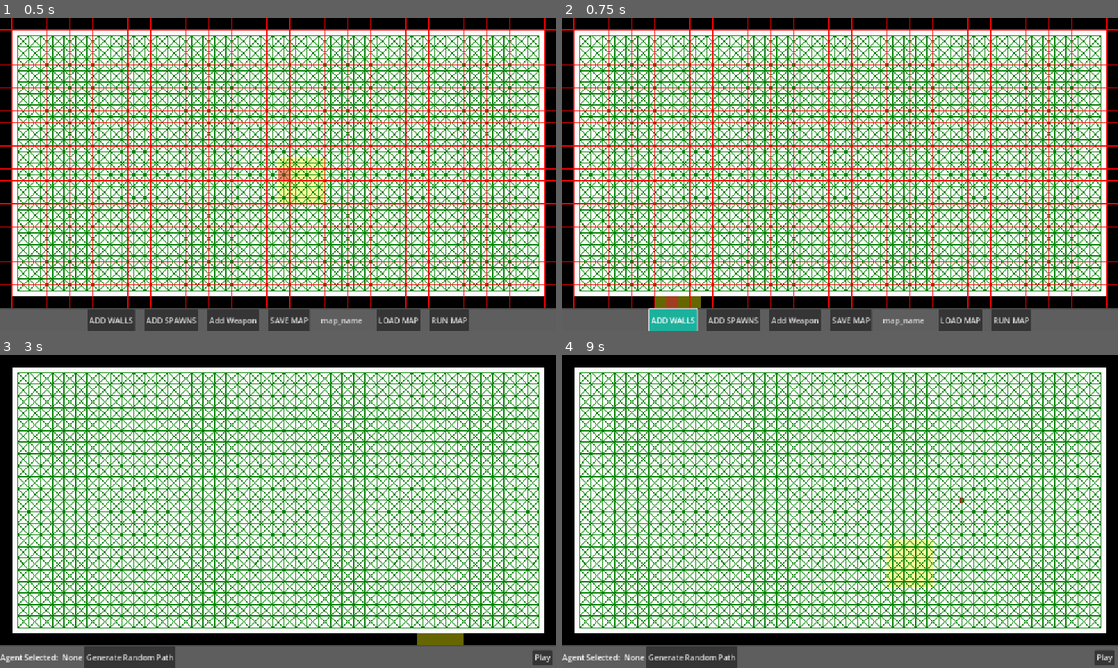
Above: before the commit, frames 1-4 (two rows, left to right).
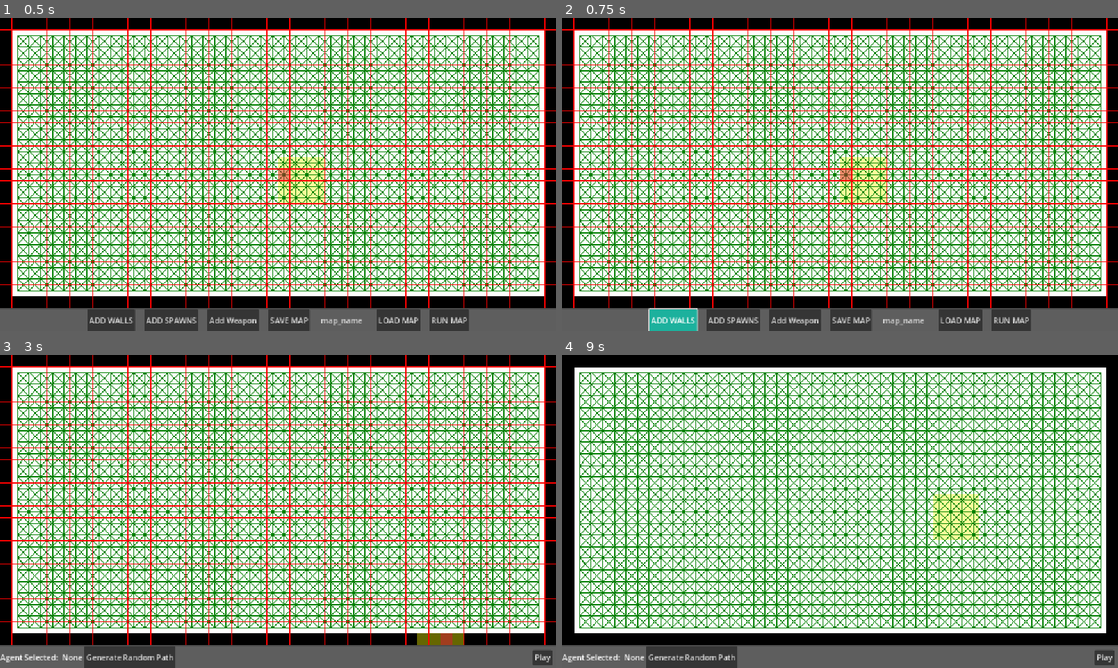
Above: after the commit, the same moments.

Repository: 702BH/GameAIProjects
Game: Godot game, scene res://ProgrammingGameAIByExample/Raven/raven_main_scene.tscn
Same seed, same stepped clock (60 frames per second), same inputs: the game is played once before the commit and once after it. The project has no main scene, so this scene is started directly.
Inputs (mouse positions are in pixels of both pictures, inside the frame that each line leads up to):
- Up to frame 1 (0.5 s): no input
- Up to frame 2 (0.75 s): click "ADD WALLS" at 0.5 s
- Up to frame 3 (3 s): click "ADD SPAWNS" at 1.25 s; click "Add Weapon" at 2 s; click "RUN MAP" at 2.75 s
- Up to frame 4 (9 s): click "Play" at 3.5 s; click "Play" at 4.25 s; click "Generate Random Path" at 5 s; click "Generate Random Path" at 5.75 s; click "Generate Random Path" at 6.5 s; click "Play" at 7.25 s; tap Enter at 8 s; move the mouse to (962, 495) at 8.02 s; press the mouse at (962, 495) at 8.03 s; right-click (962, 495) at 8.3 s; release the mouse at (962, 495) at 8.75 s; click "Submit" at 8.75 s

Frame 1 is identical in both runs. In frame 2, 1.1% of the frame differs, in the area x 16-59%, y 44-93%; in frame 3, 7.0%, in the area x 0-100%, y 0-93%; in frame 4, 1.7%.

Commit message:
Attempt 4 at doing wall avoidance
Attempting wall avoidance using line intersections.

Implemented feelers and getting feeler buckers

Diff:
--- a/aiforgamesprojects/ProgrammingGameAIByExample/Graphs/GraphEdge.gd
+++ b/aiforgamesprojects/ProgrammingGameAIByExample/Graphs/GraphEdge.gd
@@ -1,5 +1,5 @@
 class_name GraphEdge
-extends Node
+extends RefCounted
 
 
 var from : int
--- a/aiforgamesprojects/ProgrammingGameAIByExample/Graphs/graph_vertex.gd
+++ b/aiforgamesprojects/ProgrammingGameAIByExample/Graphs/graph_vertex.gd
@@ -1,5 +1,5 @@
 class_name GraphVertex
-extends Node
+extends RefCounted
 
 
 var id : int
--- a/aiforgamesprojects/ProgrammingGameAIByExample/Raven/Goals/raven_steering_controller.gd
+++ b/aiforgamesprojects/ProgrammingGameAIByExample/Raven/Goals/raven_steering_controller.gd
@@ -228,6 +228,24 @@
 func wall_avoidance() -> Vector2:
 	var steering := Vector2.ZERO
 
+	# loop over agent feelers
+	for f:Vector2 in owner_agent.feelers:
+		var key = World.world_to_bucket(World.position_to_grid(f))
+		var bucket:Array = World.cell_buckets_static.get(Vector2i(int(key.x), int(key.y)), [])
+		for node:RavenNode in bucket:
+			#print(node)
+			if node.node_type != RavenNode.NodeType.WALL:
+				continue
+
+			# Wall points
+			var top_left: Vector2 = World.grid_to_world(node.node_pos.x, node.node_pos.y)
+			var top_right: Vector2 = Vector2(top_left.x + World.resolution, top_left.y)
+			var bottom_left:= Vector2(top_left.x, top_left.y + World.resolution)
+			var bottom_right := Vector2(top_left.x + World.resolution, top_left.y + World.resolution)
+
+			# Wall segment tests
+
+
 	var buckets_to_check = []
 
 	# find closest wall
--- a/aiforgamesprojects/ProgrammingGameAIByExample/Raven/Weapons/projectile_bolt.gd
+++ b/aiforgamesprojects/ProgrammingGameAIByExample/Raven/Weapons/projectile_bolt.gd
@@ -20,9 +20,9 @@
 		print("SHOULD DIE")
 		queue_free()
 
-	if _wall_collision():
-		print("AHHHHHH")
-		queue_free()
+	#if _wall_collision():
+		#print("AHHHHHH")
+		#queue_free()
 
 
 func _process(delta: float) -> void:
--- a/aiforgamesprojects/ProgrammingGameAIByExample/Raven/map_drawing.gd
+++ b/aiforgamesprojects/ProgrammingGameAIByExample/Raven/map_drawing.gd
@@ -29,7 +29,6 @@
 		RavenServiceBus.selected_node = null
 
 func _process(delta: float) -> void:
-	queue_redraw()
 	if current_state == tool_state.WALL:
 		if Input.is_action_pressed("place"):
 			var wall_location = World.position_to_grid(get_global_mouse_position())
@@ -37,6 +36,7 @@
 			if node.node_type == RavenNode.NodeType.TRAVERSAL:
 				node.node_type = RavenNode.NodeType.WALL
 				World.graph.remove_wall(node.id)
+			queue_redraw()
 		elif Input.is_action_pressed("remove"):
 			var wall_location = World.position_to_grid(get_global_mouse_position())
 			var node: RavenNode = World.grid_world[wall_location.y][wall_location.x]
@@ -48,17 +48,20 @@
 						if neighbor.node_type == RavenNode.NodeType.WALL:
 							continue
 						World.graph.add_edge(node.id, neighbor.id, 1.0)
+			queue_redraw()
 	elif current_state == tool_state.SPAWNS:
 		if Input.is_action_pressed("place"):
 			var wall_location = World.position_to_grid(get_global_mouse_position())
 			var node: RavenNode = World.grid_world[wall_location.y][wall_location.x]
 			if node.node_type == RavenNode.NodeType.TRAVERSAL:
 				node.node_type = RavenNode.NodeType.SPAWN
+			queue_redraw()
 		elif Input.is_action_pressed("remove"):
 			var wall_location = World.position_to_grid(get_global_mouse_position())
 			var node: RavenNode = World.grid_world[wall_location.y][wall_location.x]
 			if node.node_type == RavenNode.NodeType.SPAWN:
 				node.node_type = RavenNode.NodeType.TRAVERSAL
+			queue_redraw()
 	elif current_state == tool_state.WEAPONS:
 		if Input.is_action_just_pressed("place"):
 			var wall_location = World.position_to_grid(get_global_mouse_position())
@@ -68,6 +71,7 @@
 				current_state = tool_state.NONE
 				RavenServiceBus.selected_node =node
 				RavenServiceBus.weapon_popup.emit()
+			queue_redraw()
 
 
 func _draw() -> void:
--- a/aiforgamesprojects/ProgrammingGameAIByExample/Raven/raven_agent.gd
+++ b/aiforgamesprojects/ProgrammingGameAIByExample/Raven/raven_agent.gd
@@ -41,6 +41,10 @@
 
 ]
 
+var feeler_length
+
+
+var feelers = [Vector2.ZERO,Vector2.ZERO, Vector2.ZERO]
 
 func _ready() -> void:
 	last_cell = World.position_to_grid(position)
@@ -49,6 +53,7 @@
 	body_shape.shape = collision_shape
 
 	vision_shape.polygon = vision_points
+	feeler_length = World.cell_size
 
 
 # debugging
@@ -58,7 +63,8 @@
 		#print(World.world_to_bucket(World.position_to_grid(position)))
 		#print(World.cell_buckets_static[Vector2i(1, 2)])
 		print(self)
-		print("target: ", targeting_system.current_target)
+		print(position)
+		print(feelers)
 
 
 func _physics_process(delta: float) -> void:
@@ -76,6 +82,12 @@
 	position += velocity * delta
 	acceleration = Vector2.ZERO
 	rotateVehicle(delta)
+
+	var heading :Vector2= velocity.normalized() * max_speed
+	feelers[0] = Vector2(heading.x, heading.y) + position
+	feelers[1] = Vector2(heading.x, heading.y).rotated(45) + Vector2(position.x, position.y)
+	feelers[2] = Vector2(heading.x, heading.y).rotated(-45) + Vector2(position.x, position.y)
+
 
 	var new_cell = World.position_to_grid(position)
 
@@ -111,6 +123,11 @@
 		draw_circle(Vector2.ZERO, 10.0, Color(1.0, 0.3, 0.4, 0.6), true)
 	draw_circle(Vector2.ZERO, 4.0, Color.GOLD)
 	draw_line(Vector2.ZERO, Vector2(10.0,0.0), "red")
+
+	draw_circle(to_local(feelers[0]), 5.0, Color.BLACK)
+	draw_circle(to_local(feelers[1]), 5.0, Color.BLACK)
+	draw_circle(to_local(feelers[2]), 5.0, Color.BLACK)
+
 	if !current_path.is_empty():
 		#print("drawing target:")
 		var target_node:PathEdge = current_path[current_path.size()-1]
--- a/aiforgamesprojects/ProgrammingGameAIByExample/Raven/raven_main_scene.gd
+++ b/aiforgamesprojects/ProgrammingGameAIByExample/Raven/raven_main_scene.gd
@@ -45,6 +45,7 @@
 
 func _on_ui_map_load_request(file_path: String) -> void:
 	World.load_world_from_file(file_path)
+	map_drawing.queue_redraw()
 
 
 
